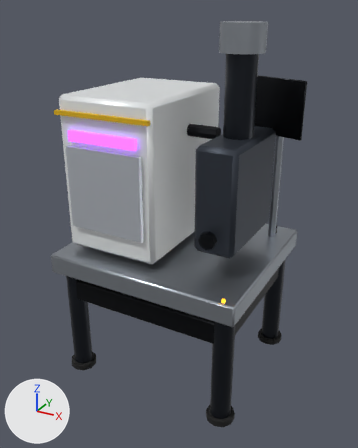
Renders of the glTF model godot/models/microscope/microscope_confocal_cabinet.glb from each side of a commit.
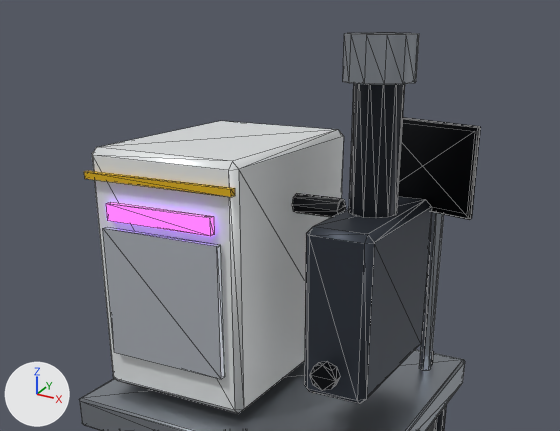
The first picture shows the older version from a camera (50 mm lens) standing at (1.14, -2.08, 1.84) and looking at (0.01, -0.04, 0.82). The close-ups show the older and then the newer version on the part from 0% to 100% of the width and 0% to 62% of the height of that picture. Only the edits that show in the close-ups are written down. The axes (+X, +Y, +Z) are drawn at lower left. The lights are the same throughout. The close-ups show mesh edges as thin lines. Vertices at exactly the same position are counted once.

Objects in the first close-up: 'microscope_confocal_cabinet'.
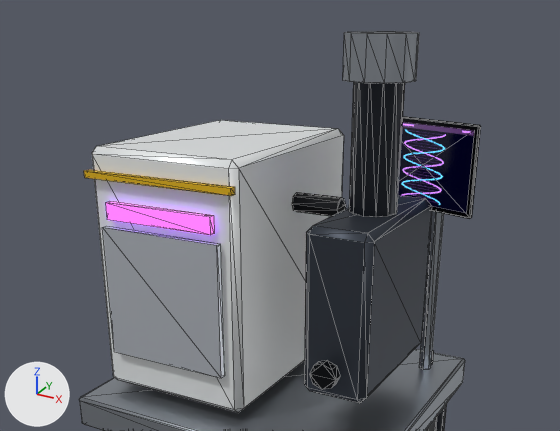
Changed parts and their boxes (x1, y1, x2, y2) in the close-ups (560 x 431 px):
```json
{"object": "microscope_confocal_cabinet", "change": "reshaped, moved", "before": [79, 33, 481, 431], "after": [79, 32, 481, 431]}
{"part": 1, "of": "me_body", "change": "recoloured", "after": [398, 122, 474, 213]}
```

The change, as JSON lines over the scene's bpy script:
```json
{"op": "add", "block": "img_dna", "code": ["img_dna = load_image('dna', '_unpacked/dna', 256, 256, 'sRGB')"]}
{"op": "add", "block": "mat_screen_dna", "code": ["mat_screen_dna = bpy.data.materials.new('screen_dna')", "# colours: black #000000", "# uses the picture img_dna"]}
{"block": "me_body", "where": "me_body.from_pydata(...)  # 480 vertices, 842 faces; spans x -0.5..0.54, y -0.45..0.45, z 0.0..1.78"}
{"block": "me_body", "where": "# used by ob_microscope_confocal_cabinet; location = (0.0, 0.0, 0.0)"}
{"block": "me_body", "change": "me_body part 1: 2 faces spanning x 0.2..0.52, y 0.19..0.29, z 1.28..1.52 switch from mat_screen_medical to mat_screen_dna"}
{"op": "set", "path": "ob_microscope_confocal_cabinet.location", "old": "(0.0, 0.0, 0.0)", "new": "(0.0, 0.0, 0.003)"}
```
